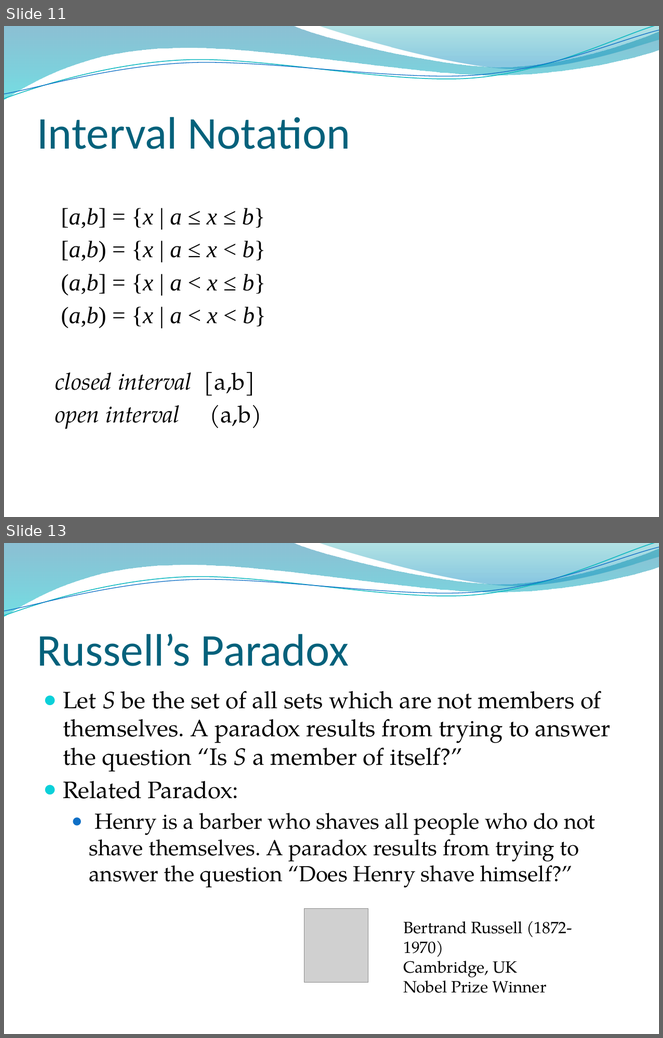
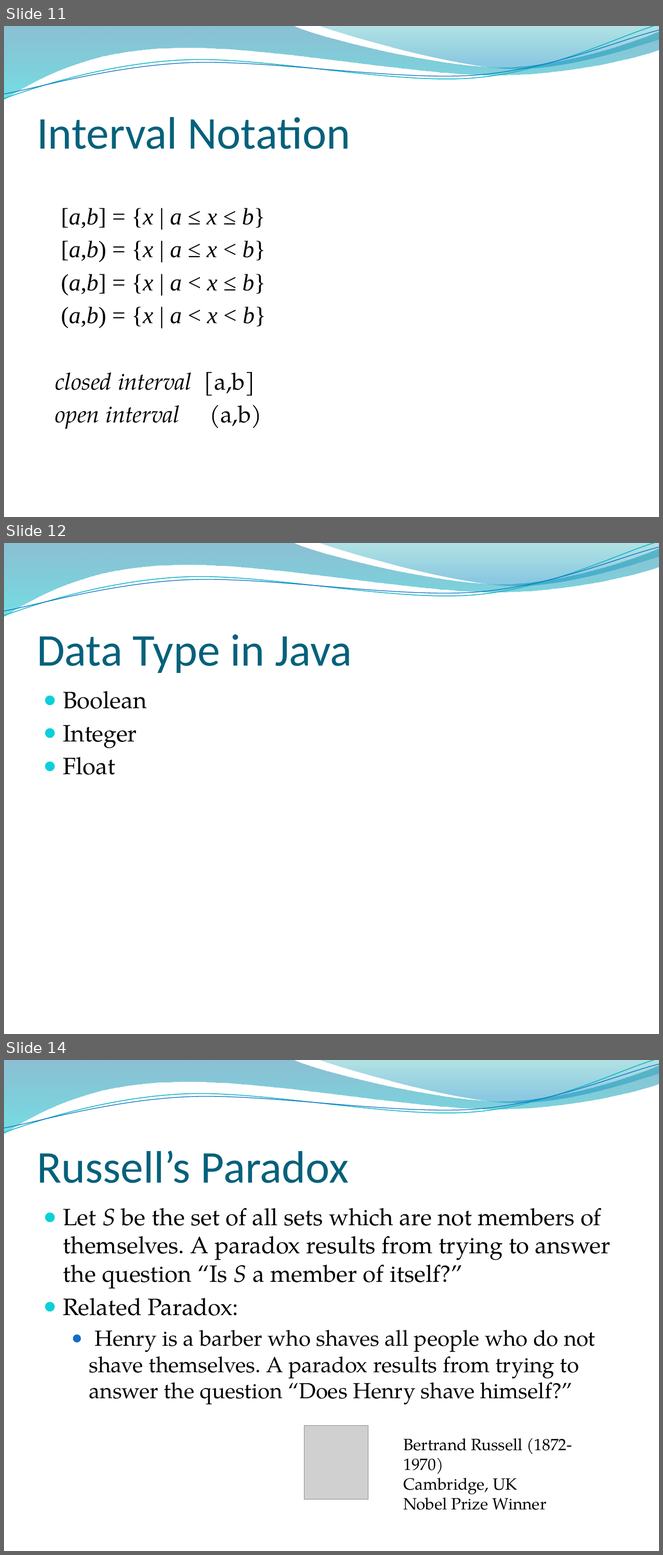
Before and after one commit to lin-chen-GA/lin-chen-GA.github.io, a slide deck: cs2620/slides/cs2620_notes2.pptx. Shown one above the other, each under a label of ours: slides 11 and 13 before the commit, slides 11, 12 and 14 after it; the slides between them are not shown. The pictures are 663x1038 and 663x1555 pixels, drawn with LibreOffice and Linux fonts; fonts in the diff are those of the drawing; grey boxes stand for pictures; background and template pictures are left out. Boxes give left, top, right and bottom in pixels: in the first picture for what was removed or moved away, otherwise in the second. Text is boxed around its words. In the diff, an @@ line names an element or a change of style, - is before the commit and + after.

```diff
--- a/cs2620/slides/cs2620_notes2.pptx
+++ b/cs2620/slides/cs2620_notes2.pptx
@@ slide 12 added at (4,543,659,1034), background picture (left out); not listed: 4 template elements that a slide beside it also shows @@
@@ title added at (37,635,352,673), 50 pt, text #04617B @@
+Data Type in Java
@@ text added at (63,691,147,775), 26 pt, text #000000 @@
+● Boolean
+● Integer
+● Float
@@ what was slide 13 is now slide 14 @@
```
Also in this commit, not shown: 10 slides changed, 1 other slide added, 2 other files.
